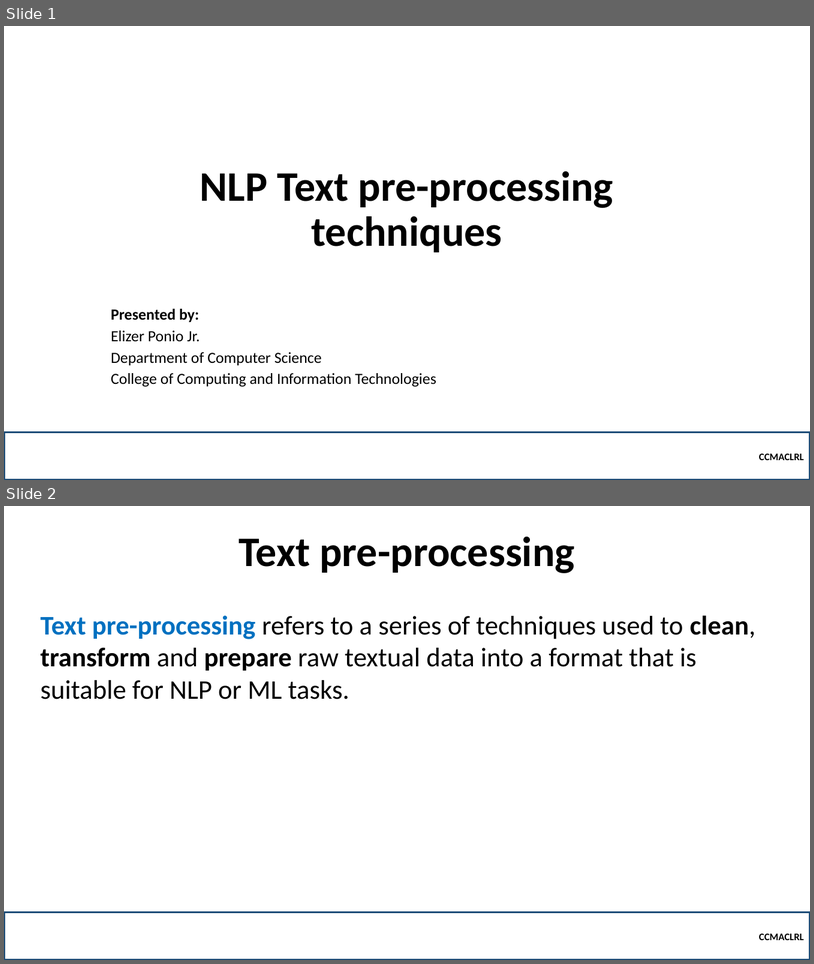
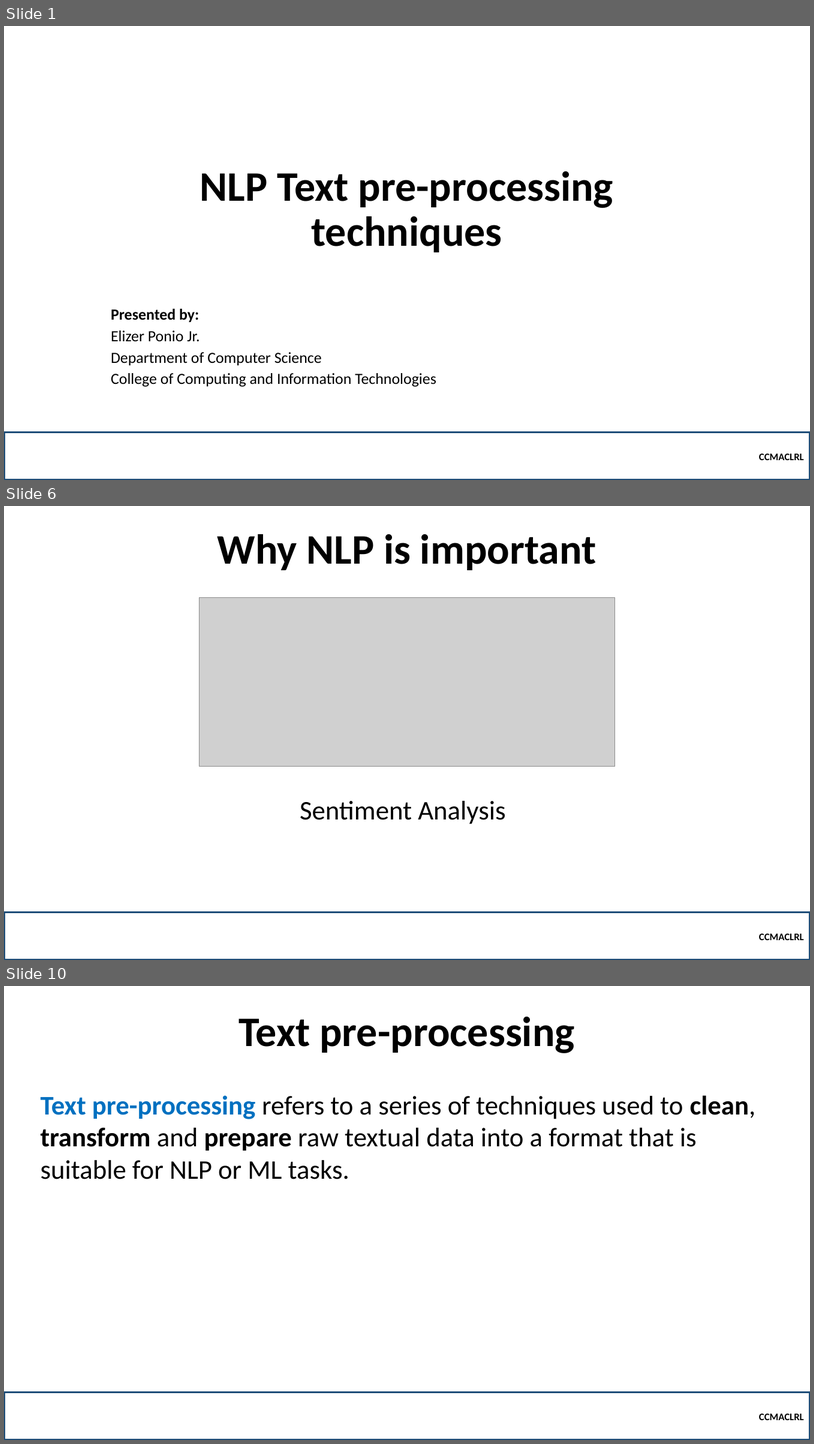
Before and after one commit to robitussin/CCMACLRL, a slide deck: 6 - Naive Bayes/NLP Text pre-processing techniques.pptx. Shown one above the other, each under a label of ours: slides 1 and 2 before the commit, slides 1, 6 and 10 after it; the slides between them are not shown. The pictures are 814x964 and 814x1444 pixels, drawn with LibreOffice and Linux fonts; fonts in the diff are those of the drawing; grey boxes stand for pictures; background and template pictures are left out. Boxes give left, top, right and bottom in pixels: in the first picture for what was removed or moved away, otherwise in the second. Text is boxed around its words. In the diff, an @@ line names an element or a change of style, - is before the commit and + after.

```diff
--- a/6 - Naive Bayes/NLP Text pre-processing techniques.pptx
+++ b/6 - Naive Bayes/NLP Text pre-processing techniques.pptx
@@ slide 6 added at [4,506,810,960], background picture (left out) @@
@@ title added at [218,534,596,570], 50 pt, text #000000, bold @@
+Why NLP is important
@@ picture added at [200,597,615,766] @@
@@ text added at [300,801,506,824], 32 pt, text #000000 @@
+Sentiment Analysis
@@ rectangle added at [4,912,810,960], outline #1F4E79 2.25 pt, 12 pt, text #000000, bold @@
+CCMACLRL
@@ what was slide 2 is now slide 10 @@
```
Also in this commit, not shown: 7 other slides added.
